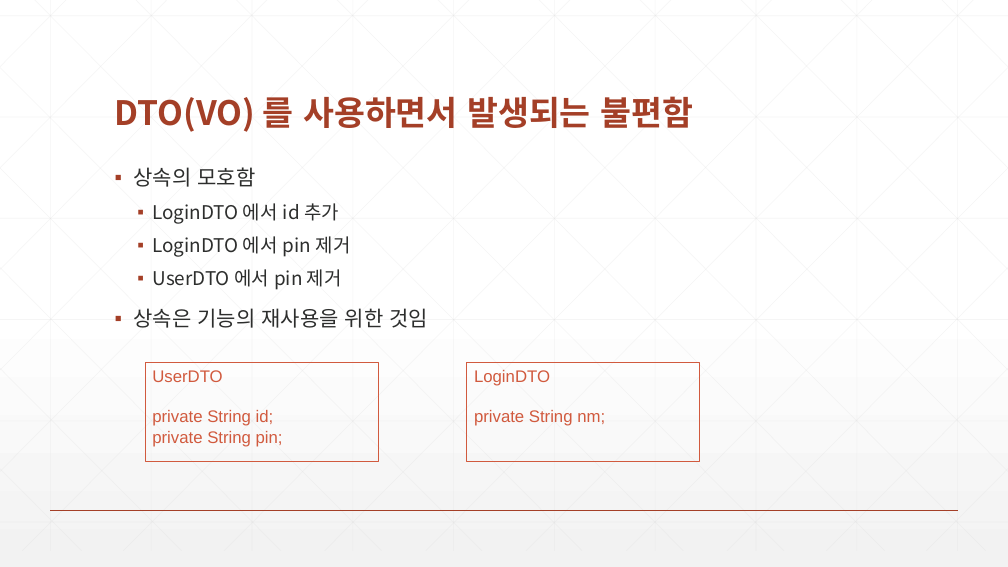
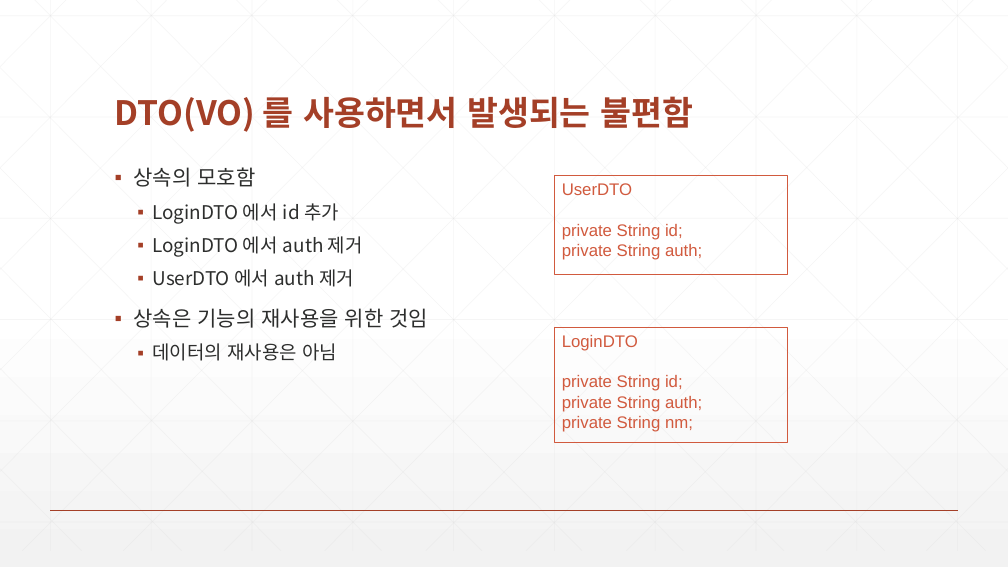
Before and after one commit to zeroshift01/code5, a slide deck: slide 9 of inflearn03/doc/3.(심화)우리는DTO를사용하지않습니다.pptx. Drawn at 1008x567 pixels with LibreOffice and Linux fonts; fonts in the diff are those of the drawing. Boxes give left, top, right and bottom in pixels: in the first picture for what was removed or moved away, otherwise in the second. Text is boxed around its words. In the diff, an @@ line names an element or a change of style, - is before the commit and + after.

```diff
--- a/inflearn03/doc/3.(심화)우리는DTO를사용하지않습니다.pptx
+++ b/inflearn03/doc/3.(심화)우리는DTO를사용하지않습니다.pptx
@@ rectangle "UserDTO": place and size @@
-rectangle "UserDTO" at (145,362,379,461)
+rectangle "UserDTO" at (554,175,788,274)
@@ text at (152,236,363,287): text changed @@
-  ▪ LoginDTO 에서 pin 제거
-  ▪ UserDTO 에서 pin 제거
+  ▪ LoginDTO 에서 auth 제거
+  ▪ UserDTO 에서 auth 제거
@@ text in rectangle at (562,244,702,260): text changed @@
-private String pin;
+private String auth;
@@ rectangle "LoginDTO": place and size @@
-rectangle "LoginDTO" at (467,362,700,461)
+rectangle "LoginDTO" at (554,327,788,443)
@@ text at (152,343,337,361): paragraph added @@
+  ▪ 데이터의 재사용은 아님
@@ text in rectangle at (562,375,702,412): paragraphs added @@
+private String id;
+private String auth;
```
Also in this commit, not shown: 6 other slides changed.
